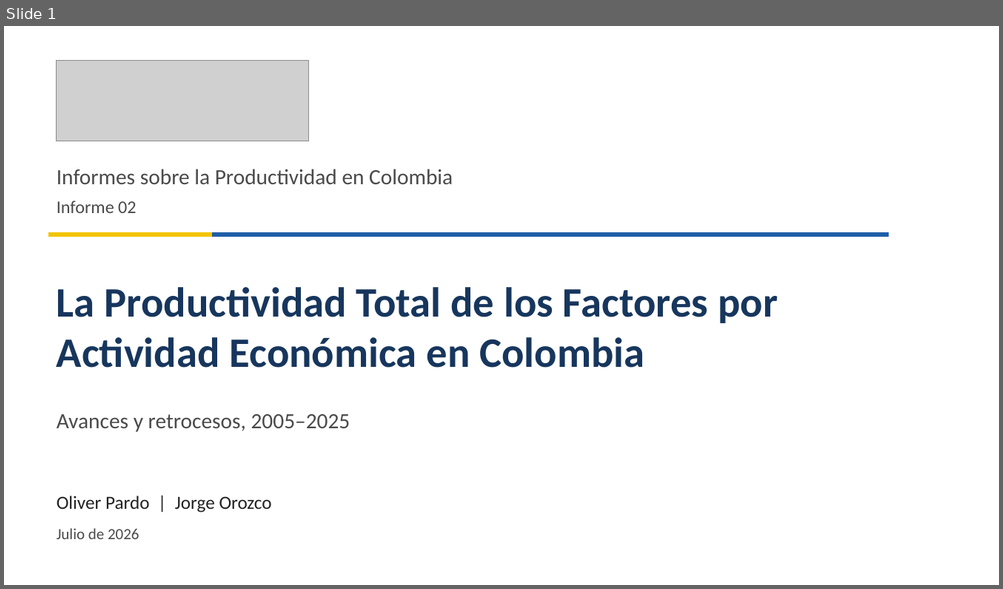
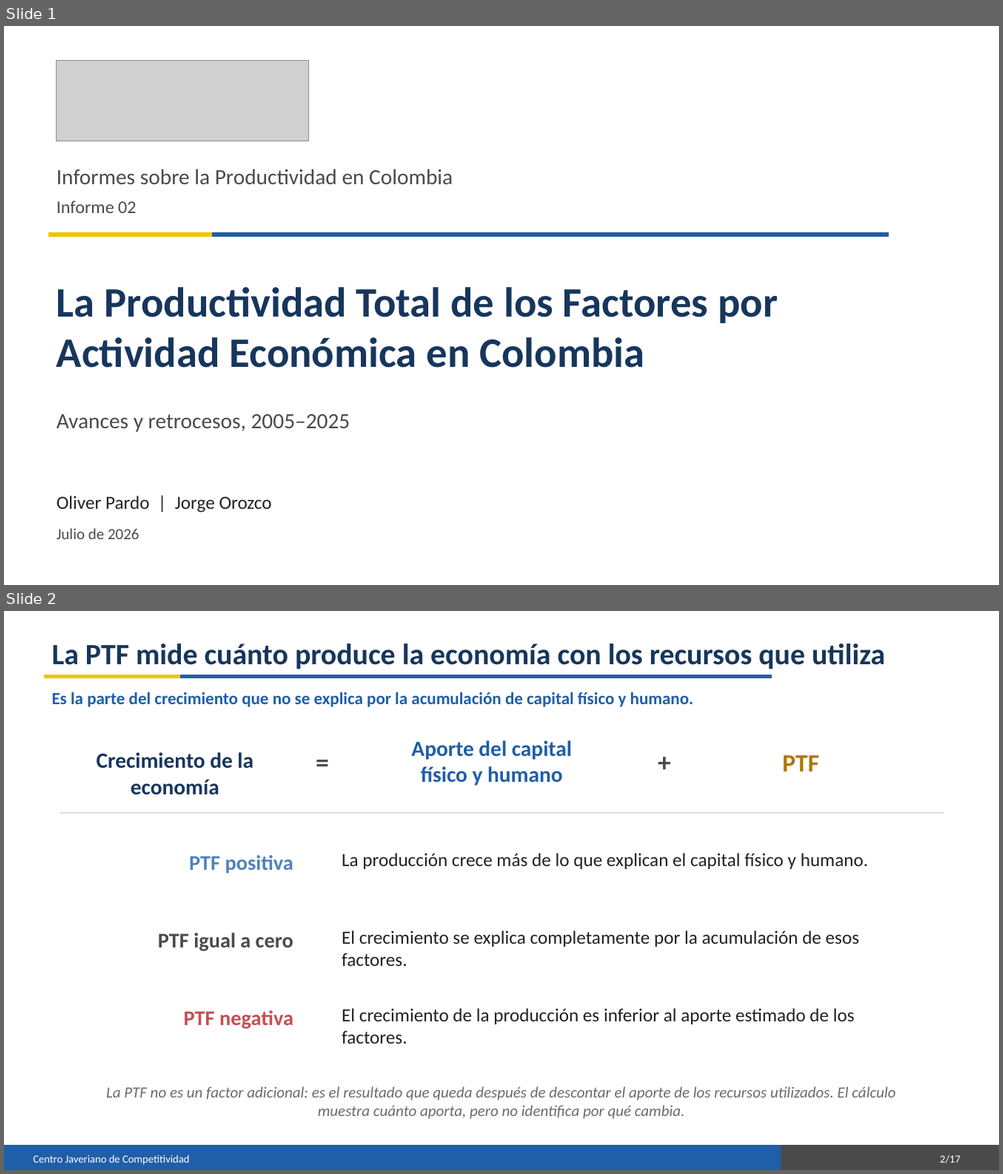
Before and after one commit to oliverpardo1979/informe_ptf, a slide deck: Presentacion_Informe_PTF.pptx. Shown one above the other, each under a label of ours: slide 1 before the commit, slides 1 and 2 after it. The pictures are 1003x589 and 1003x1174 pixels, drawn with LibreOffice and Linux fonts; fonts in the diff are those of the drawing; grey boxes stand for pictures. Boxes give left, top, right and bottom in pixels: in the first picture for what was removed or moved away, otherwise in the second. Text is boxed around its words. In the diff, an @@ line names an element or a change of style, - is before the commit and + after.

```diff
--- a/Presentacion_Informe_PTF.pptx
+++ b/Presentacion_Informe_PTF.pptx
@@ slide 2 added at (4,611,999,1170), background #FFFFFF @@
@@ text added at (52,644,885,669), 28.5 pt, text #17365D, bold @@
+La PTF mide cuánto produce la economía con los recursos que utiliza
@@ rectangle added at (44,675,180,678), fill #F2C400, outline #F2C400 0 pt @@
@@ rectangle added at (180,675,771,678), fill #1F5EA8, outline #1F5EA8 0 pt @@
@@ text added at (52,692,694,707), 16.5 pt, text #1F5EA8, bold @@
+Es la parte del crecimiento que no se explica por la acumulación de capital físico y humano.
@@ text added at (301,741,344,779), 25.5 pt, text #4A4A4A, bold @@
+=
@@ text added at (411,741,572,786), 21 pt, text #1F5EA8, bold @@
+Aporte del capital
+físico y humano
@@ text added at (643,741,686,779), 25.5 pt, text #4A4A4A, bold @@
++
@@ text added at (96,752,253,795), 21 pt, text #17365D, bold @@
+Crecimiento de la economía
@@ text added at (782,755,819,772), 24 pt, text #B07800, bold @@
+PTF
@@ rectangle added at (60,813,942,814), fill #D9DEE5, outline #D9DEE5 0 pt @@
@@ text added at (341,853,868,869), 18 pt, text #222222 @@
+La producción crece más de lo que explican el capital físico y humano.
@@ text added at (189,855,293,874), 20.2 pt, text #4F81BD, bold @@
+PTF positiva
@@ text added at (158,933,293,951), 20.2 pt, text #4A4A4A, bold @@
+PTF igual a cero
@@ text added at (341,931,859,966), 18 pt, text #222222 @@
+El crecimiento se explica completamente por la acumulación de esos factores.
@@ text added at (341,1008,854,1044), 18 pt, text #222222 @@
+El crecimiento de la producción es inferior al aporte estimado de los factores.
@@ text added at (184,1011,293,1029), 20.2 pt, text #C44E52, bold @@
+PTF negativa
@@ text added at (106,1087,895,1119), 15 pt, text #6B6B6B, italic @@
+La PTF no es un factor adicional: es el resultado que queda después de descontar el aporte de los recursos utilizados. El cálculo muestra cuánto aporta, pero no identifica por qué cambia.
@@ rectangle added at (4,1146,782,1170), fill #1F5EA8, outline #1F5EA8 0 pt @@
@@ text added at (33,1156,190,1165), 10.5 pt, text #FFFFFF @@
+Centro Javeriano de Competitividad
@@ rectangle added at (782,1146,999,1170), fill #4A4A4A, outline #4A4A4A 0 pt @@
@@ text added at (939,1156,960,1164), 10.5 pt, text #FFFFFF @@
+2/17
```
Also in this commit, not shown: 15 slides changed.
